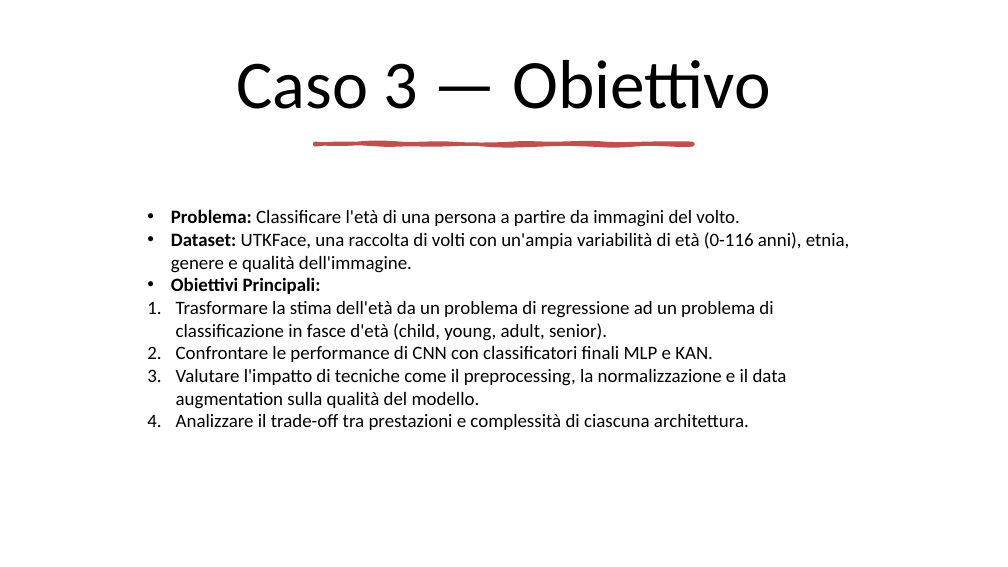
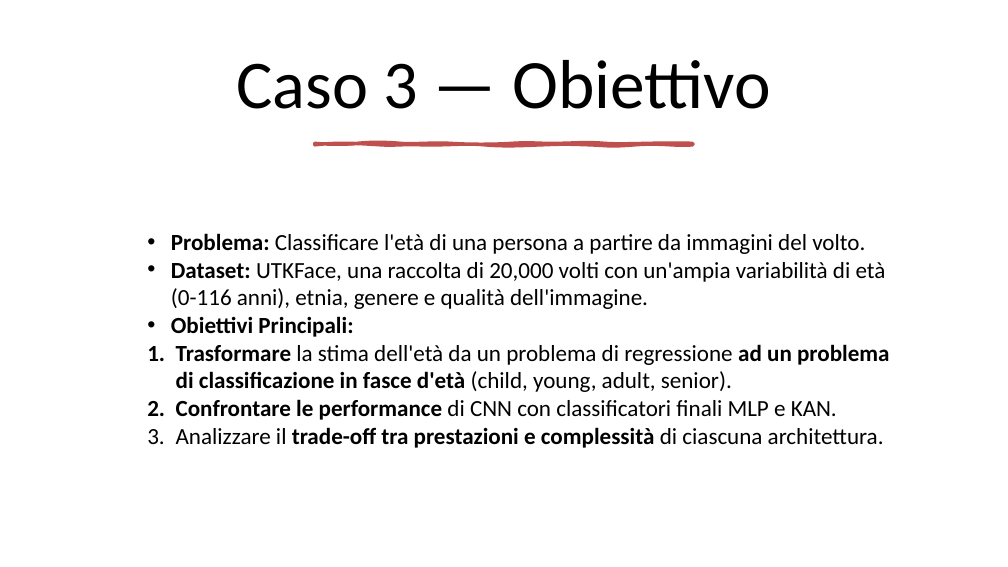
Before and after one commit to mtomas03/Thesis_Paper, a slide deck: slide 23 of Presentation.pptx (slide 40 before the commit). Drawn at 1008x567 pixels with LibreOffice and Linux fonts; fonts in the diff are those of the drawing. Boxes give left, top, right and bottom in pixels: in the first picture for what was removed or moved away, otherwise in the second. Text is boxed around its words. In the diff, an @@ line names an element or a change of style, - is before the commit and + after.

```diff
--- a/Presentation.pptx
+++ b/Presentation.pptx
@@ text "Problema: Classificare l'età di una ...": place and size @@
-text "Problema: Classificare l'età di una ..." at bbox=[171, 209, 850, 430]
+text "Problema: Classificare l'età di una ..." at bbox=[171, 233, 890, 448]
@@ text at bbox=[171, 233, 890, 448]: size 18 to 22 pt in "Problema: Classificare l'età di una persona a ...", "Obiettivi Principali:", "Trasformare la stima dell'età da un problema ...", "Confrontare le performance di CNN con classificatori ..." and 1 more places; bold on in "Trasformare ad un problema di classificazione in ...", "Confrontare le performance", "trade-off tra prestazioni e complessità" @@
@@ text at bbox=[171, 262, 886, 309]: text changed; size 18 to 22 pt @@
-• Dataset: UTKFace, una raccolta di volti con un'ampia variabilità di età (0-116 anni), etnia, genere e qualità dell'immagine.
+• Dataset: UTKFace, una raccolta di 20,000 volti con un'ampia variabilità di età (0-116 anni), etnia, genere e qualità dell'immagine.
@@ text at bbox=[176, 369, 787, 409]: paragraph removed @@
-3. Valutare l'impatto di tecniche come il preprocessing, la normalizzazione e il data augmentation sulla qualità del modello.
```
Also in this commit, not shown: 13 other slides changed, 17 slides removed.
